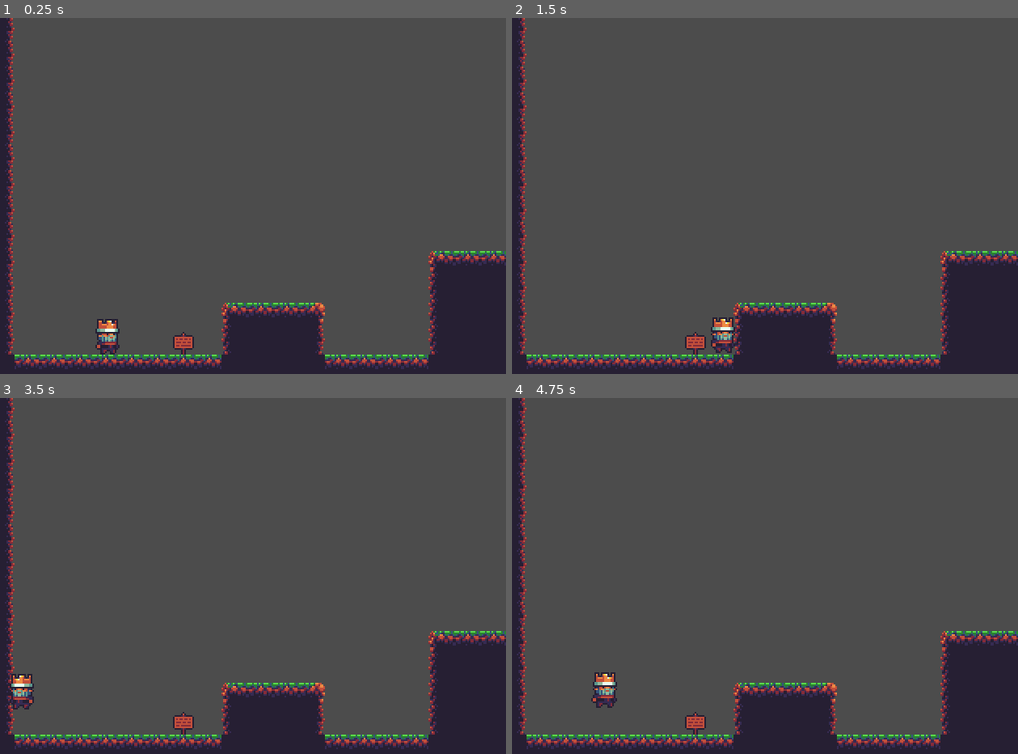
Above: before the commit, frames 1-4 (two rows, left to right).
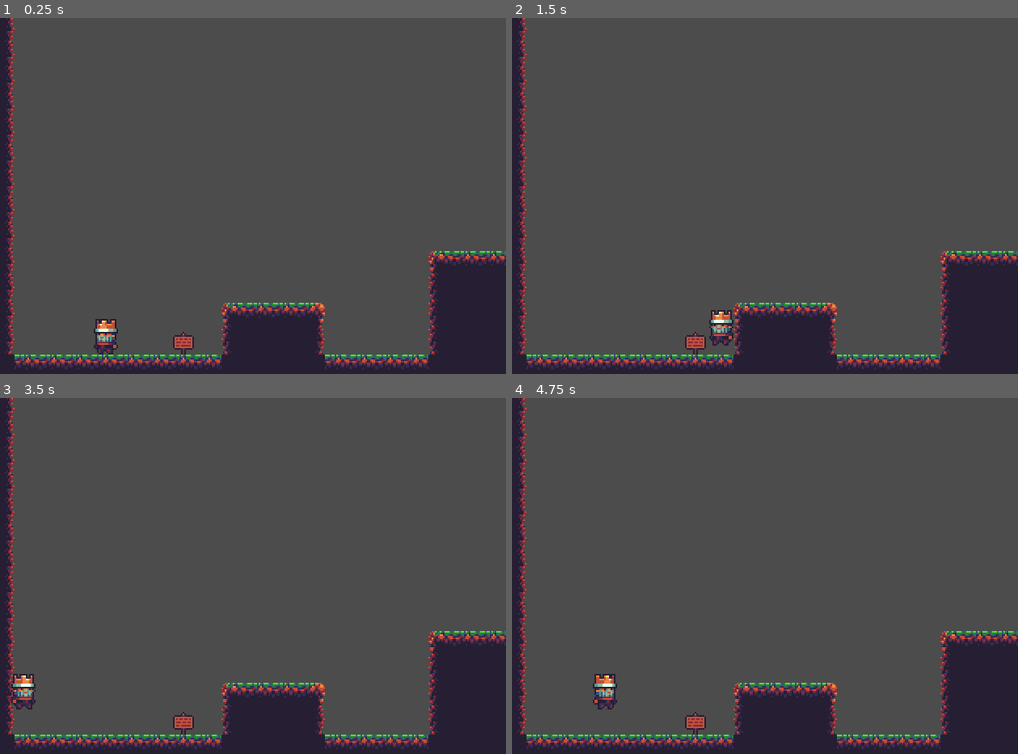
Above: after the commit, the same moments.

Repository: D-Waack/Godot_Sidescroller_Movement
Game: Godot game, scene res://Managing/Game.tscn
The game is run twice, just before and just after one commit, with the same random seed, the same clock (stepped at 60 frames per second) and the same inputs.
Inputs:
- Up to frame 1 (0.25 s): no input
- Up to frame 2 (1.5 s): tap Enter at 0.5 s; hold Right (ui_right) from 0.53 s (still down); tap Up (ui_up) at 0.77 s
- Up to frame 3 (3.5 s): tap Up (ui_up) at 1.52, 3.02 s; release Right (ui_right) at 2.03 s; hold Left (ui_left) from 2.03 s (still down)
- Up to frame 4 (4.75 s): tap Up (ui_up) at 3.77, 4.52 s; release Left (ui_left) at 4.28 s; hold Right (ui_right) from 4.28 s (still down)

The runs differ from the first frame. In frame 1, 0.4% of the frame differs, in the area x 18-24%, y 84-95%; in frame 2, 0.5%, in the area x 38-45%, y 82-95%; in frame 3, 0.4%; in frame 4, 0.3%.

Commit message:
Add wall sliding

Diff:
--- a/Player/Player.gd
+++ b/Player/Player.gd
@@ -8,6 +8,9 @@
 # visual nodes
 onready var sprite : Sprite = $Sprite
 onready var animator : AnimationTree = $AnimationTree
+# raycast nodes
+onready var left_wall_raycasts: Node2D = $Wall_Raycasts/Left_Rays
+onready var right_wall_raycasts: Node2D = $Wall_Raycasts/Right_Rays
 
 ### World Constants
 const UP_DIRECTION : Vector2 = Vector2.UP # needed for move_and_slide function
@@ -25,26 +28,36 @@
 export(float) var JUMP_FORCE = 140.0 # force with which the player jumps, has to counter gravity for a little bit. The higher this is, the higher and floatier the jump will be
 export(float) var MIN_AIR_DISTANCE = 60.0 # minimum distance a jump will go through before it can be stopped by letting go of the jump button
 ## Other speed variables
-#export(float) var MIN_WALL_JUMP_DISTANCE = 30.0 #
+export(float) var MAX_WALL_SPEED = 40.0
+export(float) var MIN_WALL_JUMP_DISTANCE = 30.0 #
 
 ### Ability variables
 export var can_double_jump : bool = true # allows player character to double jump
+export var can_wall_jump : bool = true # allows player to wall slide and wall jump
 
 ### Physics Variables
 # These are physics variables that are changed during runtime, not manually set
 var velocity : Vector2 = Vector2.ZERO # velocity at which player character is moving
 
 ### State Machine Variables
-enum {IDLE, RUN, RISE, FALL} # states of the state machine
+enum {IDLE, RUN, RISE, FALL, WALL_SLIDE} # states of the state machine
 var state = IDLE # current state at which player character is at
 var double_jumped : bool = false # flag for if the player has double jumped or not
+
+### Setup function that runs at the start
+func _ready():
+	for raycast in left_wall_raycasts.get_children():
+		raycast.add_exception(self)
+	for raycast in right_wall_raycasts.get_children():
+		raycast.add_exception(self)
 
 ### Functions that run every frame
 # Physics process, main loop separated into subroutines
 func _physics_process(delta):
 	var horizontal_input : float = get_horizontal_input()
-	state = get_current_state(horizontal_input)
-	vertical_movement(delta)
+	var wall_direction : int = get_wall_direction()
+	state = get_current_state(horizontal_input, wall_direction)
+	vertical_movement(wall_direction, delta)
 	horizontal_movement(horizontal_input, delta)
 	animation(horizontal_input)
 
@@ -55,7 +68,7 @@
 	return Input.get_action_strength("ui_right") - Input.get_action_strength("ui_left")
 
 # This function returns the current state of the state machine the player is in
-func get_current_state(horizontal_input):
+func get_current_state(horizontal_input, wall_direction):
 	if is_on_floor(): # player character is touching the ground
 		if horizontal_input != 0:
 			return RUN
@@ -64,12 +77,19 @@
 		if velocity.y < 10: # if the player is rising, or just started falling
 			return RISE
 		else:
+			if horizontal_input != 0 and horizontal_input == wall_direction:
+				return WALL_SLIDE
 			return FALL
 
 # This function will apply gravity and other forces (like jump force) to the player character
-func vertical_movement(delta):
+func vertical_movement(wall_direction, delta):
 	velocity.y += GRAVITY * delta
-	velocity.y = min(velocity.y, MAX_FALL_SPEED)
+
+	if state == WALL_SLIDE:
+		velocity.y = min(velocity.y, MAX_WALL_SPEED)
+	else:
+		velocity.y = min(velocity.y, MAX_FALL_SPEED)
+
 	if is_on_floor():
 		double_jumped = false
 		if Input.is_action_just_pressed("ui_up"):
@@ -115,8 +135,28 @@
 			elif horizontal_input < 0:
 				flip_character(true)
 			animator.travel("fall")
+		WALL_SLIDE:
+			if horizontal_input > 0:
+				flip_character(true) # here the values are opposite
+			elif horizontal_input < 0:
+				flip_character(false)
+			animator.travel("fall")
 
 # This function flips the sprite backwards to face the left or right when called
 # When called with true, the character faces left, when called with false, the character faces right
 func flip_character(flip : bool):
 	sprite.flip_h = flip
+
+func get_wall_direction():
+	var on_left_wall = int(check_wall(left_wall_raycasts))
+	var on_right_wall = int(check_wall(right_wall_raycasts))
+
+	return -on_left_wall + on_right_wall
+
+# This function checks if the raycasts are colliding for wall jumping
+# will not work with slopes
+func check_wall(wall_raycasts):
+	for raycast in wall_raycasts.get_children():
+		if raycast.is_colliding():
+			return true
+	return false
--- a/Player/Player.tscn
+++ b/Player/Player.tscn
@@ -21,6 +21,18 @@
 "update": 0,
 "values": [ 1 ]
 }
+tracks/1/type = "value"
+tracks/1/path = NodePath("Sprite:flip_h")
+tracks/1/interp = 1
+tracks/1/loop_wrap = true
+tracks/1/imported = false
+tracks/1/enabled = true
+tracks/1/keys = {
+"times": PoolRealArray( 0 ),
+"transitions": PoolRealArray( 1 ),
+"update": 0,
+"values": [ true ]
+}
 
 [sub_resource type="Animation" id=4]
 resource_name = "fall"
@@ -106,6 +118,22 @@
 "values": [ 14, 15, 16, 17 ]
 }
 
+[sub_resource type="Animation" id=26]
+resource_name = "wall_slide"
+length = 0.1
+tracks/0/type = "value"
+tracks/0/path = NodePath("Sprite:frame")
+tracks/0/interp = 1
+tracks/0/loop_wrap = true
+tracks/0/imported = false
+tracks/0/enabled = true
+tracks/0/keys = {
+"times": PoolRealArray( 0 ),
+"transitions": PoolRealArray( 1 ),
+"update": 1,
+"values": [ 4 ]
+}
+
 [sub_resource type="AnimationNodeAnimation" id=8]
 animation = "fall"
 
@@ -121,6 +149,9 @@
 [sub_resource type="AnimationNodeAnimation" id=10]
 animation = "run"
 
+[sub_resource type="AnimationNodeAnimation" id=27]
+animation = "wall_slide"
+
 [sub_resource type="AnimationNodeStateMachineTransition" id=11]
 
 [sub_resource type="AnimationNodeStateMachineTransition" id=12]
@@ -142,6 +173,10 @@
 
 [sub_resource type="AnimationNodeStateMachineTransition" id=25]
 switch_mode = 2
+
+[sub_resource type="AnimationNodeStateMachineTransition" id=28]
+
+[sub_resource type="AnimationNodeStateMachineTransition" id=29]
 
 [sub_resource type="AnimationNodeStateMachine" id=15]
 states/fall/node = SubResource( 8 )
@@ -149,12 +184,14 @@
 states/idle/node = SubResource( 9 )
 states/idle/position = Vector2( 350.407, -6.33333 )
 states/land/node = SubResource( 17 )
-states/land/position = Vector2( 765.667, 136.333 )
+states/land/position = Vector2( 855, 89.6663 )
 states/rise/node = SubResource( 18 )
 states/rise/position = Vector2( 351.889, 181.667 )
 states/run/node = SubResource( 10 )
 states/run/position = Vector2( 587.148, -6.33333 )
-transitions = [ "idle", "run", SubResource( 11 ), "run", "idle", SubResource( 12 ), "run", "fall", SubResource( 13 ), "idle", "fall", SubResource( 19 ), "rise", "fall", SubResource( 20 ), "idle", "rise", SubResource( 21 ), "run", "rise", SubResource( 22 ), "fall", "land", SubResource( 23 ), "land", "idle", SubResource( 24 ), "land", "run", SubResource( 25 ) ]
+states/wall_slide/node = SubResource( 27 )
+states/wall_slide/position = Vector2( 854.889, 191.333 )
+transitions = [ "idle", "run", SubResource( 11 ), "run", "idle", SubResource( 12 ), "run", "fall", SubResource( 13 ), "idle", "fall", SubResource( 19 ), "rise", "fall", SubResource( 20 ), "idle", "rise", SubResource( 21 ), "run", "rise", SubResource( 22 ), "fall", "land", SubResource( 23 ), "land", "idle", SubResource( 24 ), "land", "run", SubResource( 25 ), "fall", "wall_slide", SubResource( 28 ), "wall_slide", "land", SubResource( 29 ) ]
 start_node = "idle"
 graph_offset = Vector2( 51, -37 )
 
@@ -166,6 +203,7 @@
 [node name="Sprite" type="Sprite" parent="."]
 position = Vector2( 0, -16 )
 texture = ExtResource( 1 )
+flip_h = true
 hframes = 23
 frame = 1
 
@@ -180,6 +218,7 @@
 anims/land = SubResource( 7 )
 anims/rise = SubResource( 6 )
 anims/run = SubResource( 3 )
+anims/wall_slide = SubResource( 26 )
 
 [node name="AnimationTree" type="AnimationTree" parent="."]
 tree_root = SubResource( 15 )
@@ -187,3 +226,29 @@
 active = true
 parameters/playback = SubResource( 16 )
 script = ExtResource( 3 )
+
+[node name="Wall_Raycasts" type="Node2D" parent="."]
+
+[node name="Left_Rays" type="Node2D" parent="Wall_Raycasts"]
+
+[node name="LeftRayCast2D" type="RayCast2D" parent="Wall_Raycasts/Left_Rays"]
+position = Vector2( -5, -14 )
+enabled = true
+cast_to = Vector2( -2, 0 )
+
+[node name="LeftRayCast2D2" type="RayCast2D" parent="Wall_Raycasts/Left_Rays"]
+position = Vector2( -5, -3 )
+enabled = true
+cast_to = Vector2( -2, 0 )
+
+[node name="Right_Rays" type="Node2D" parent="Wall_Raycasts"]
+
+[node name="RightRayCast2D" type="RayCast2D" parent="Wall_Raycasts/Right_Rays"]
+position = Vector2( 7, -14 )
+enabled = true
+cast_to = Vector2( 2, 0 )
+
+[node name="RightRayCast2D2" type="RayCast2D" parent="Wall_Raycasts/Right_Rays"]
+position = Vector2( 7, -3 )
+enabled = true
+cast_to = Vector2( 2, 0 )
Not shown: 1 places in Player/Player.tscn that only renumber resources
